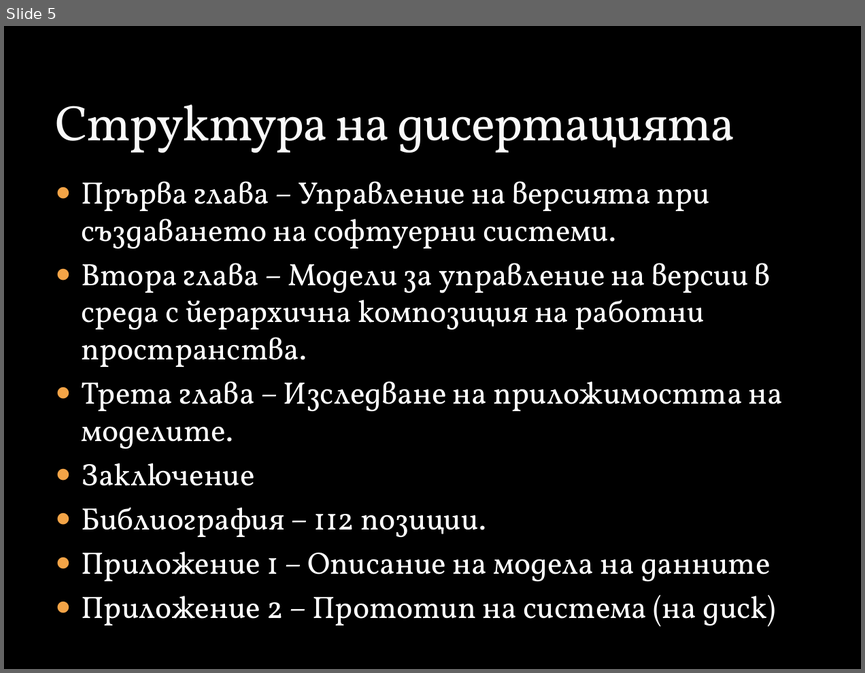
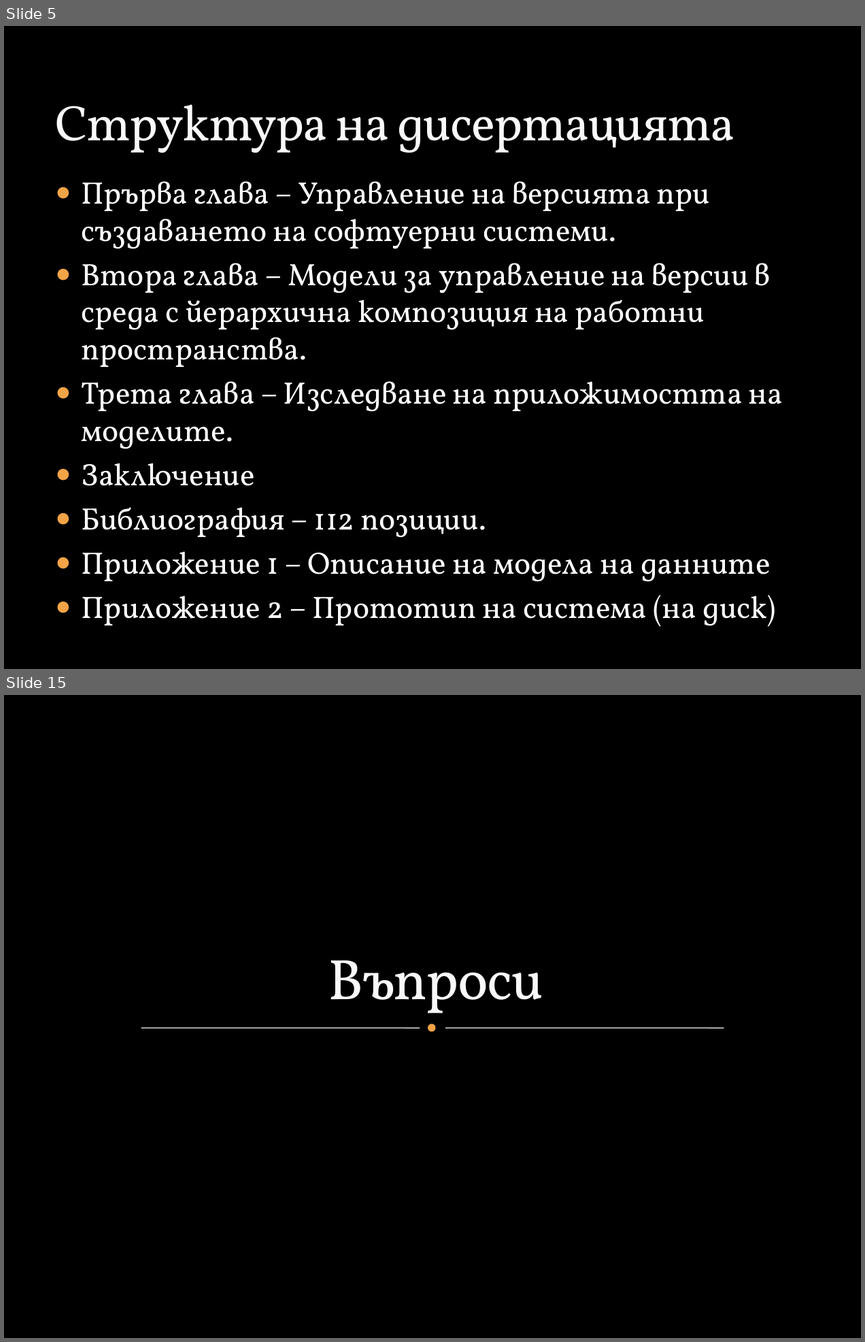
Before and after one commit to vjotov/versia, a slide deck: doc/Presentation.pptx. Shown one above the other, each under a label of ours: slide 5 before the commit, slides 5 and 15 after it; the slides between them are not shown. The pictures are 865x673 and 865x1342 pixels, drawn with LibreOffice and Linux fonts; fonts in the diff are those of the drawing; background and template pictures are left out. Boxes give left, top, right and bottom in pixels: in the first picture for what was removed or moved away, otherwise in the second. Text is boxed around its words. In the diff, an @@ line names an element or a change of style, - is before the commit and + after.

```diff
--- a/doc/Presentation.pptx
+++ b/doc/Presentation.pptx
@@ slide 15 added at box(4, 695, 861, 1338), background picture (left out) @@
@@ title added at box(328, 960, 544, 1025), 48 pt, text #F9F9F9 @@
+Въпроси
@@ line added from (141, 1028) to (419, 1028), #E9E9E8 0.75 pt @@
@@ ellipse added at box(430, 1025, 434, 1030), fill #F3A447, outline #F3A447 3 pt @@
@@ line added from (445, 1028) to (723, 1028), #E9E9E8 0.75 pt @@
```
Also in this commit, not shown: 7 slides changed, 3 other slides added, 2 other files.
